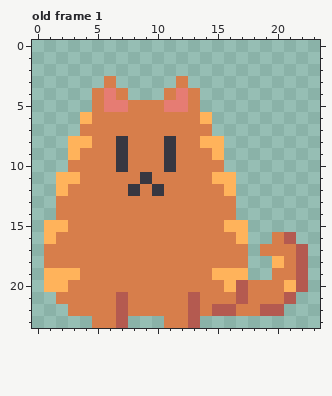
Two versions of one pixel-art file, LD45Game/Assets/_Game/SpriteSources/Cat.aseprite. Above: the version before the commit.
24x24 pixels, 1 frame. Shown: old frame 1. The commit also changed other frames, which this record leaves out.
Once edited:
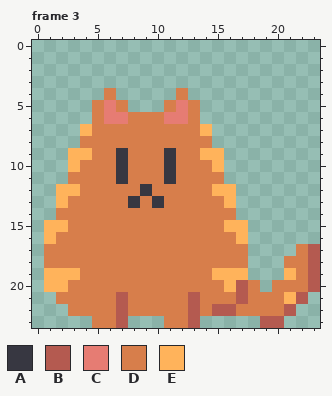
Palette (. is transparent): A #373741  B #b45a50  C #e67c73  D #d77e4b  E #ffb35b
A new or re-ordered frame is compared with the old frame closest to it.
Change:
frames 1 -> 5
Changed rows in their new state; - is an unchanged pixel.
Frame 3 is new; against old frame 1:
first column x 2:
 3 ----.-----.-----------
 4 ---.D.---.D.----------
 5 -----D...D------------
 6 --.-CC---CC-.---------
 7 --E---------E---------
 8 -.D--D---D--D.--------
 9 --E---------E---------
10 -E-----------E--------
11 .D---A-D-A---D.-------
12 -E----DAD----E--------
13 E-----A-A-----E-------
16 ------------------..--
17 -----------------...DB
18 ------------------.-DB
19 ------------------.EDB
20 -----------------.-DDB
21 -------------------EB-
22 -----------------DDB--
23 -----------------BB---
